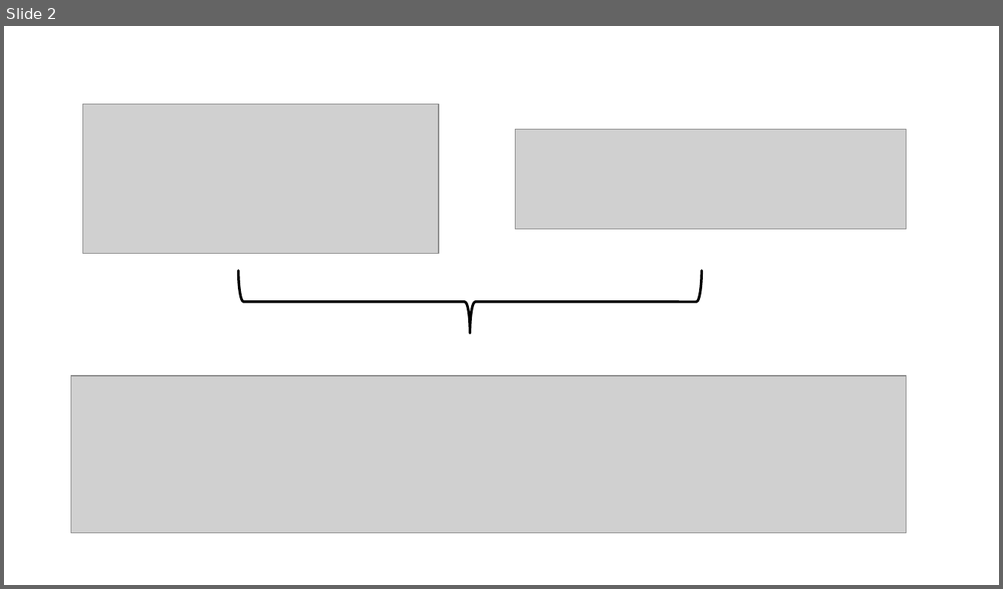
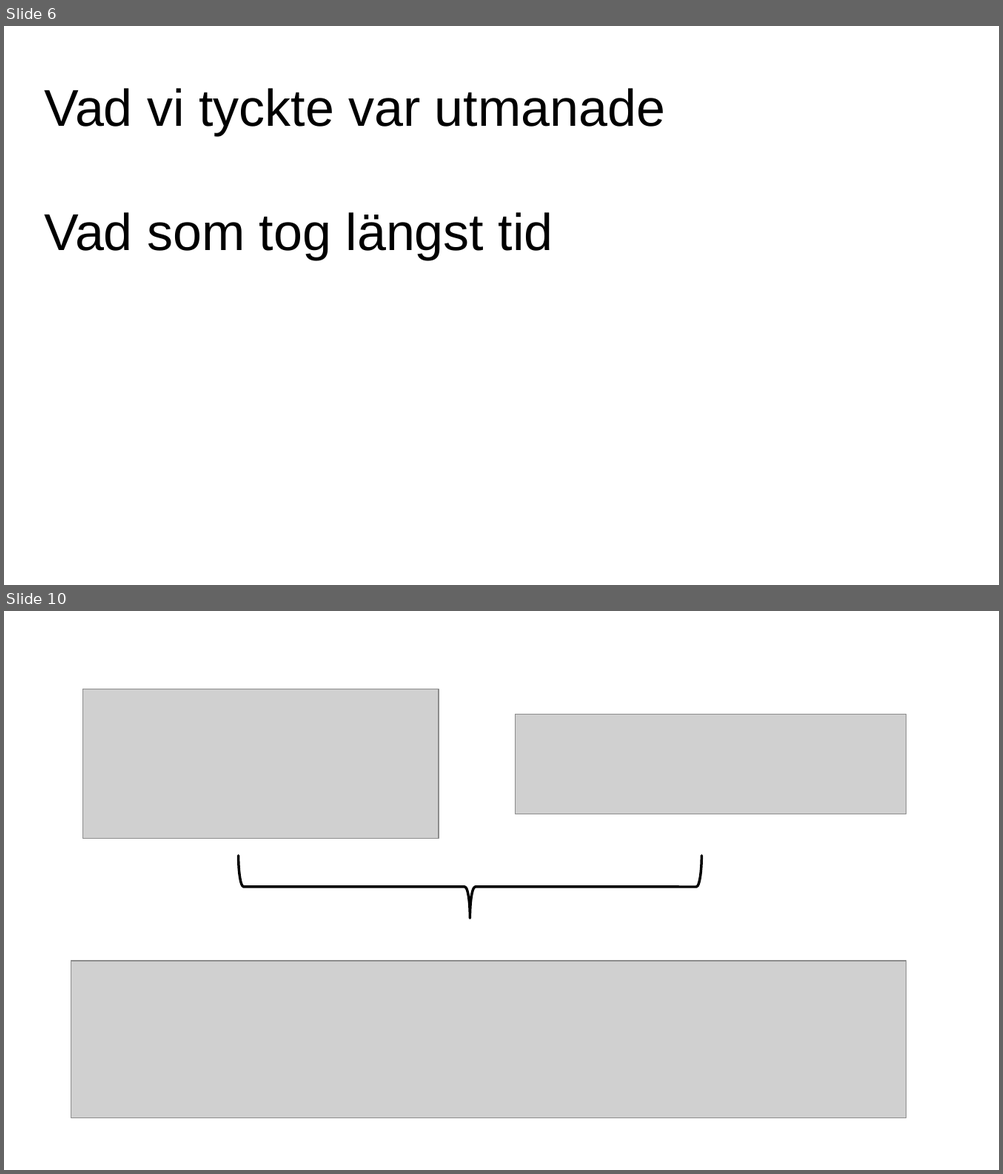
Before and after one commit to kdb11/BattleInventory, a slide deck: Presentation.pptx. Shown one above the other, each under a label of ours: slide 2 before the commit, slides 6 and 10 after it; the slides between them are not shown. The pictures are 1003x589 and 1003x1174 pixels, drawn with LibreOffice and Linux fonts; fonts in the diff are those of the drawing; grey boxes stand for pictures; background and template pictures are left out. Boxes give left, top, right and bottom in pixels: in the first picture for what was removed or moved away, otherwise in the second. Text is boxed around its words. In the diff, an @@ line names an element or a change of style, - is before the commit and + after.

```diff
--- a/Presentation.pptx
+++ b/Presentation.pptx
@@ slide 6 added at (x1=4, y1=26, x2=999, y2=585), background picture (left out) @@
@@ title added at (x1=45, y1=88, x2=665, y2=260), 50 pt, text #000000 @@
+Vad vi tyckte var utmanade
+Vad som tog längst tid
@@ what was slide 2 is now slide 10 @@
```
Also in this commit, not shown: 8 other slides added, 1 slide removed, 1 other file.
